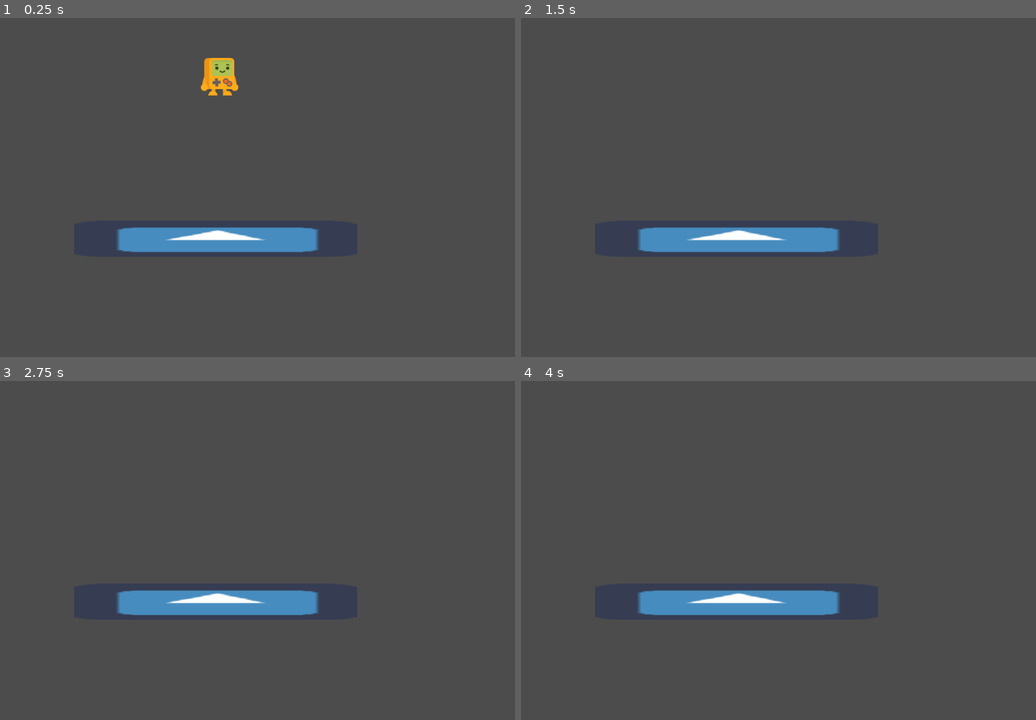
Above: before the commit, frames 1-4 (two rows, left to right).
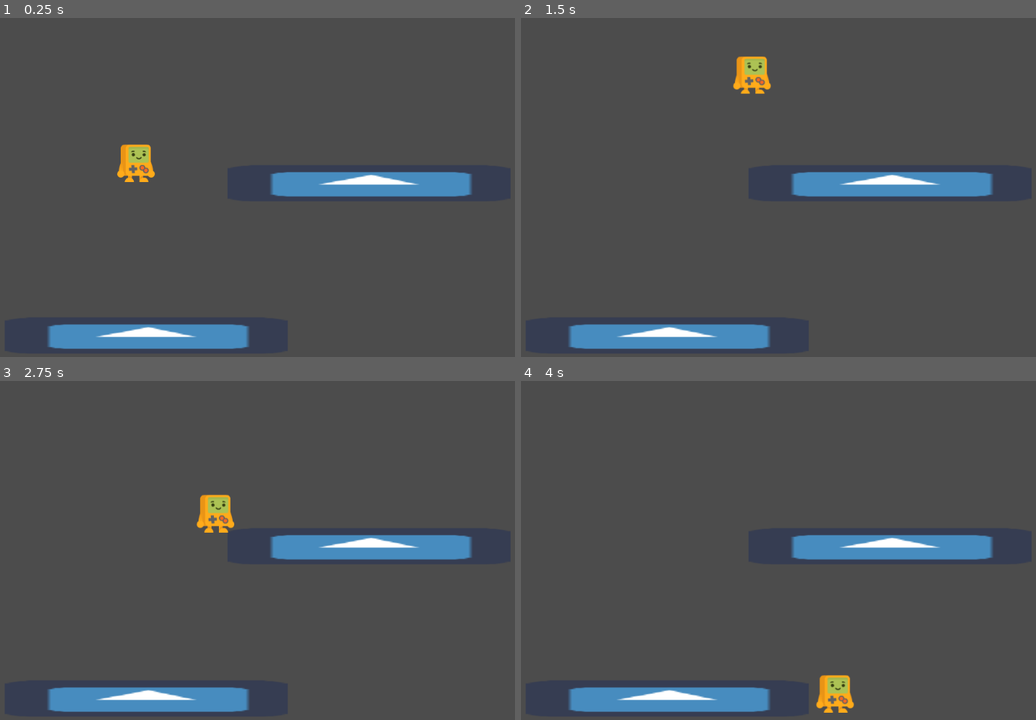
Above: after the commit, the same moments.

Repository: nkpresh/platforme-Game
Game: Godot game, scene res://Level1.tscn
Two runs of this game, one before a commit and one after it. Both use one fixed random seed, a clock stepped at 60 frames per second and the inputs below. The project has no main scene, so this scene is started directly. The engine's default icon, where the game draws it, is replaced by a stand-in: a white triangle on a blue panel in a dark square.
Inputs:
- Up to frame 1 (0.25 s): no input
- Up to frame 2 (1.5 s): hold Right (right) from 0.53 s (still down); tap Up (jump) at 0.6, 0.77, 1.07, 1.35 s
- Up to frame 3 (2.75 s): tap Up (jump) at 1.52, 1.82, 2.1 s; tap Enter at 2 s; release Right (right) at 2.03 s; hold Left (left) from 2.03 s (still down)
- Up to frame 4 (4 s): release Left (left) at 2.78 s; hold Right (right) from 2.78 s (still down); tap Up (jump) at 2.85, 3.02, 3.32, 3.6, 3.77 s

The runs differ from the first frame. In frame 1, 9.8% of the frame differs, in the area x 9-92%, y 11-98%; in frame 2, 9.2%; in frame 3, 9.2%; in frame 4, 9.2%.

Commit message:
my character an now jummp an d move on the cliff

Diff:
--- a/Level1.tscn
+++ b/Level1.tscn
@@ -9,7 +9,7 @@
 [node name="Level1" type="Node2D"]
 
 [node name="floor" type="StaticBody2D" parent="."]
-position = Vector2( 482.817, 391.49 )
+position = Vector2( 360.817, 562.49 )
 __meta__ = {
 "_edit_group_": true
 }
@@ -21,5 +21,18 @@
 [node name="CollisionShape2D" type="CollisionShape2D" parent="floor"]
 shape = SubResource( 2 )
 
+[node name="floor2" type="StaticBody2D" parent="."]
+position = Vector2( 752.817, 293.49 )
+__meta__ = {
+"_edit_group_": true
+}
+
+[node name="Sprite" type="Sprite" parent="floor2"]
+scale = Vector2( 7.78125, 1 )
+texture = ExtResource( 1 )
+
+[node name="CollisionShape2D" type="CollisionShape2D" parent="floor2"]
+shape = SubResource( 2 )
+
 [node name="steve" parent="." instance=ExtResource( 2 )]
-position = Vector2( 490, 30 )
+position = Vector2( 343, 173 )
--- a/steve.gd
+++ b/steve.gd
@@ -2,8 +2,8 @@
 
 var velocity=Vector2(0,0)
 const SPEED=180
-const FORCEJUMP=-900
-const GRAVITY=30
+const FORCEJUMP=-1100
+const GRAVITY=35
 
 func _physics_process(delta):
 	if Input.is_action_pressed("right"):
@@ -13,9 +13,9 @@
 
 	velocity.y+=GRAVITY
 
-	if Input.is_action_just_pressed("jump"):
+	if Input.is_action_just_pressed("jump") and is_on_floor():
 		velocity.y=FORCEJUMP
 
-	velocity=move_and_slide(velocity)
+	velocity=move_and_slide(velocity,Vector2.UP)
 
-	velocity.x=lerp(velocity.x,0,0.1)
+	velocity.x=lerp(velocity.x,0,0.2)
